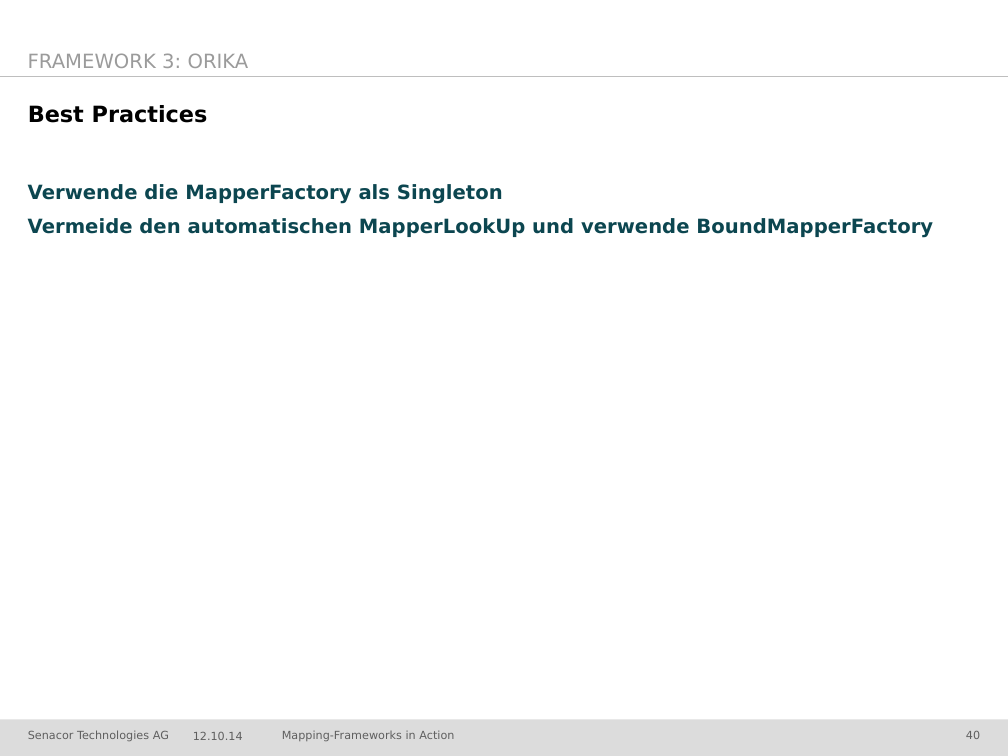
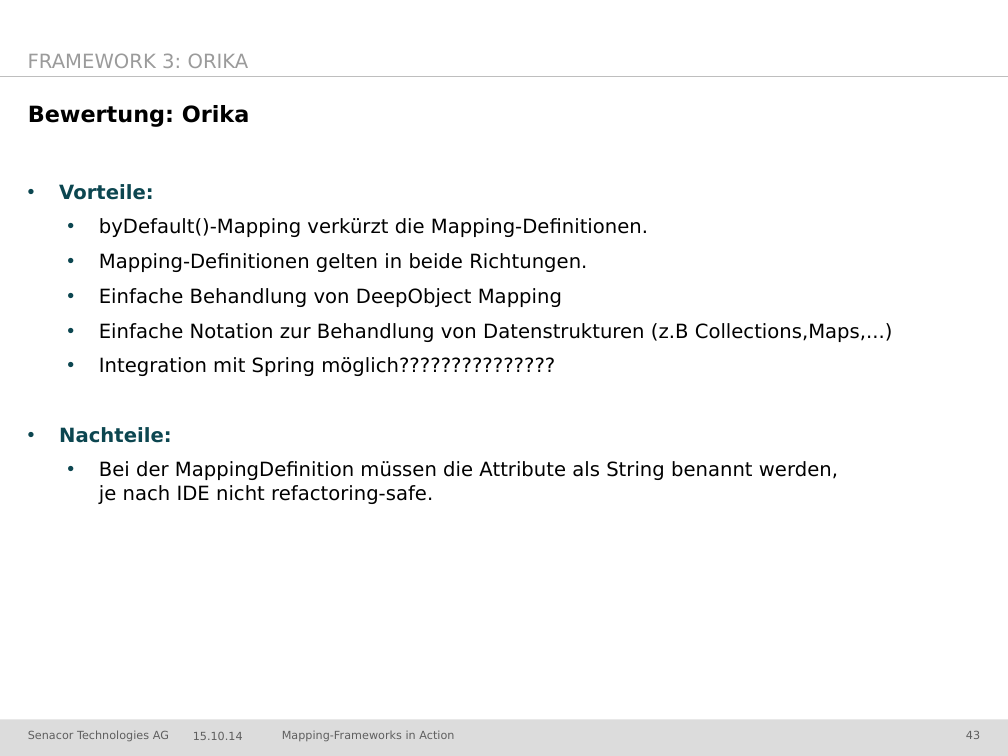
Before and after one commit to jschwalb/Mappings, a slide deck: slide 43 of presentation.pptx (slide 40 before the commit). Drawn at 1008x756 pixels with LibreOffice and Linux fonts; fonts in the diff are those of the drawing; background and template pictures are left out. Boxes give left, top, right and bottom in pixels: in the first picture for what was removed or moved away, otherwise in the second. Text is boxed around its words. In the diff, an @@ line names an element or a change of style, - is before the commit and + after.

```diff
--- a/presentation.pptx
+++ b/presentation.pptx
@@ title at (x1=28, y1=105, x2=250, y2=127): text changed @@
-Best Practices
+Bewertung: Orika
@@ text at (x1=59, y1=184, x2=893, y2=504): text changed; text colour #0C4650 to #000000; bold off @@
-Verwende die MapperFactory als Singleton
-Vermeide den automatischen MapperLookUp und verwende BoundMapperFactory
+• Vorteile:
+    • byDefault()-Mapping verkürzt die Mapping-Definitionen.
+    • Mapping-Definitionen gelten in beide Richtungen.
+    • Einfache Behandlung von DeepObject Mapping
+    • Einfache Notation zur Behandlung von Datenstrukturen (z.B Collections,Maps,...)
+    • Integration mit Spring möglich???????????????
+• Nachteile:
+    • Bei der MappingDefinition müssen die Attribute als String benannt werden,
+      je nach IDE nicht refactoring-safe.
@@ text at (x1=193, y1=732, x2=243, y2=740): text changed @@
-12.10.14
+15.10.14
@@ page number at (x1=966, y1=731, x2=980, y2=739): text changed @@
-40
+43
```
Also in this commit, not shown: 7 other slides changed, 3 slides added, 2 slides removed.
